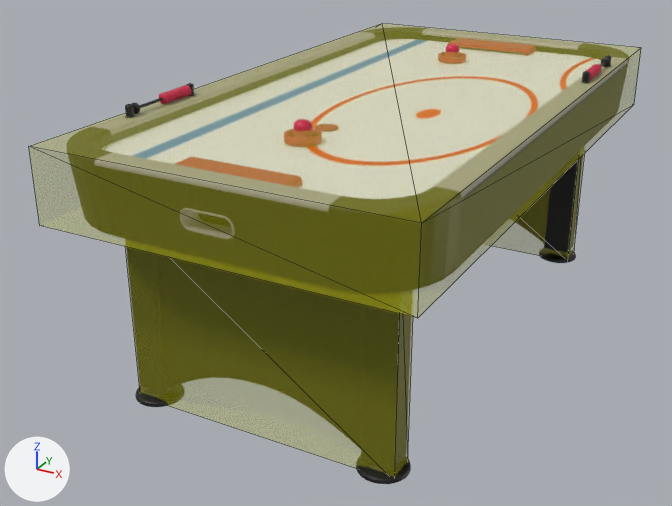
One commit to the COLLADA model media/models/airhockey/airhockey.dae: the scene before it, then after it.
Before and after are seen from a camera (50 mm lens) standing at (4.95, -8.86, 5.58) and looking at (-0.1, 0.32, 0.99). The axes (+X, +Y, +Z) are drawn at lower left. The lights are the same throughout. Mesh edges are drawn as thin lines on the coarser meshes. Where no turn or scale is listed for an object, it has been applied to the vertices.

Names of what the first picture shows: 'Airhockey1', 'Cube', 'Cube_001', 'Cube_002', 'ScoreKeepe', 'table'.
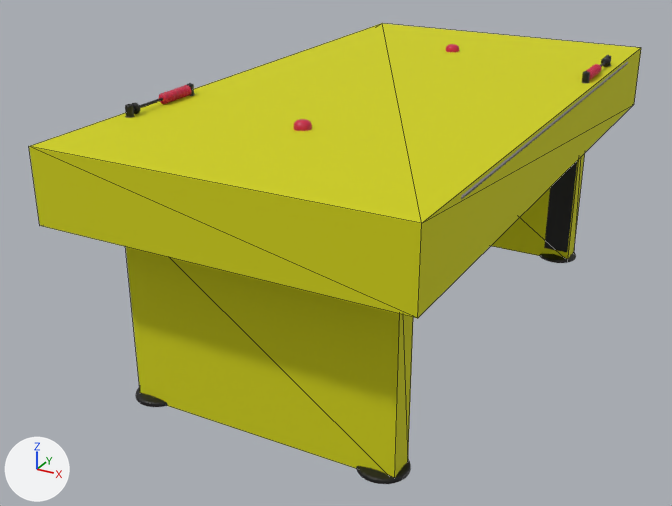
The newer file is also rescaled (x0.352), turned or shifted as a whole; pictures and numbers use the older file's frame.

Diff of the bpy script that builds the scene:
```diff
--- a/media/models/airhockey/airhockey.dae.py
+++ b/media/models/airhockey/airhockey.dae.py
@@ mat_collider_box @@
 mat_collider_box.roughness = 0.9
-mat_collider_box.alpha = 0.25
```

Pixel boxes (x1, y1, x2, y2) of what changed, in the pictures (672 x 506 px):
'Cube', surface changed
    both: (29, 23, 641, 318)
'Cube_002', surface changed
    both: (126, 247, 413, 478)
'Cube_001', surface changed
    both: (491, 153, 585, 258)
